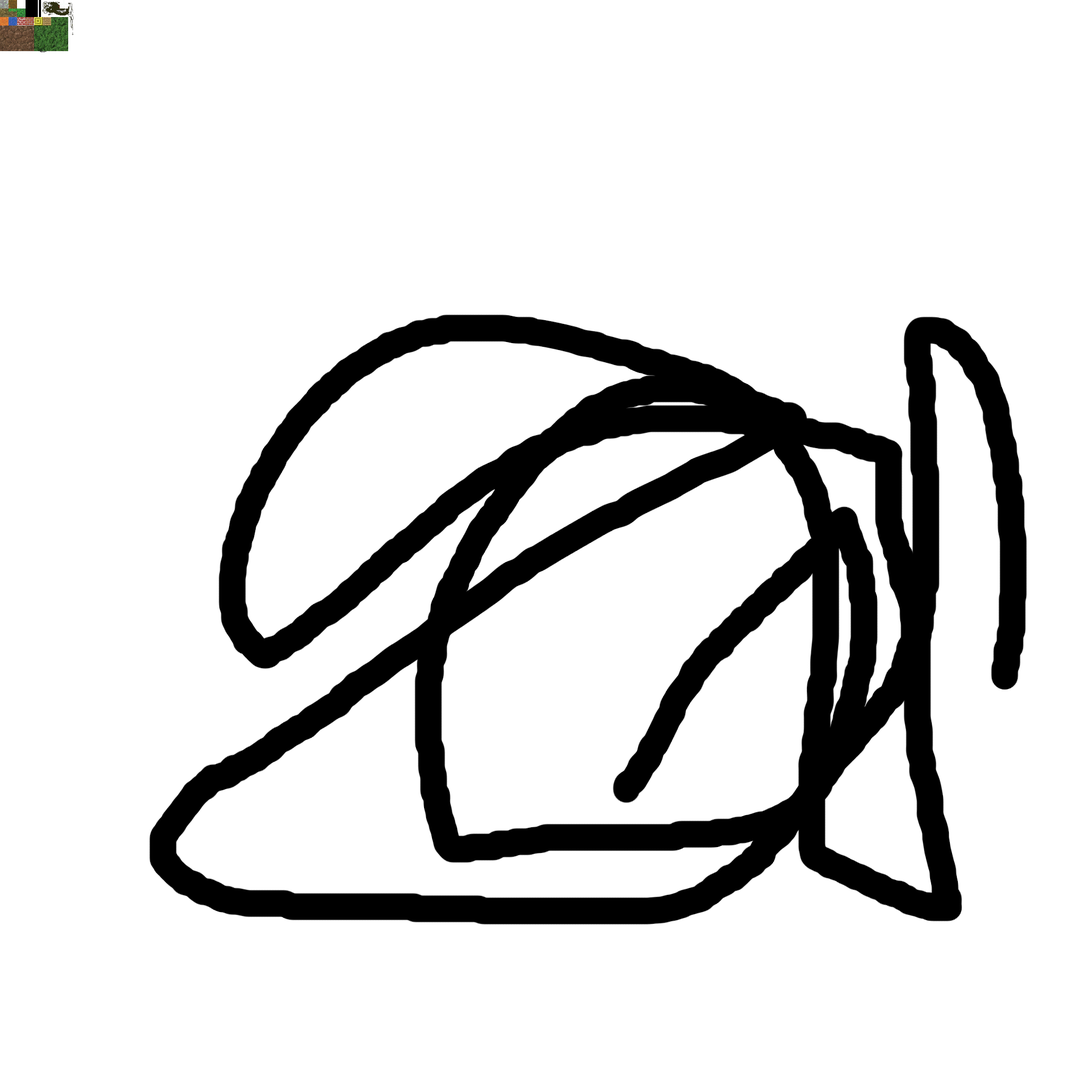
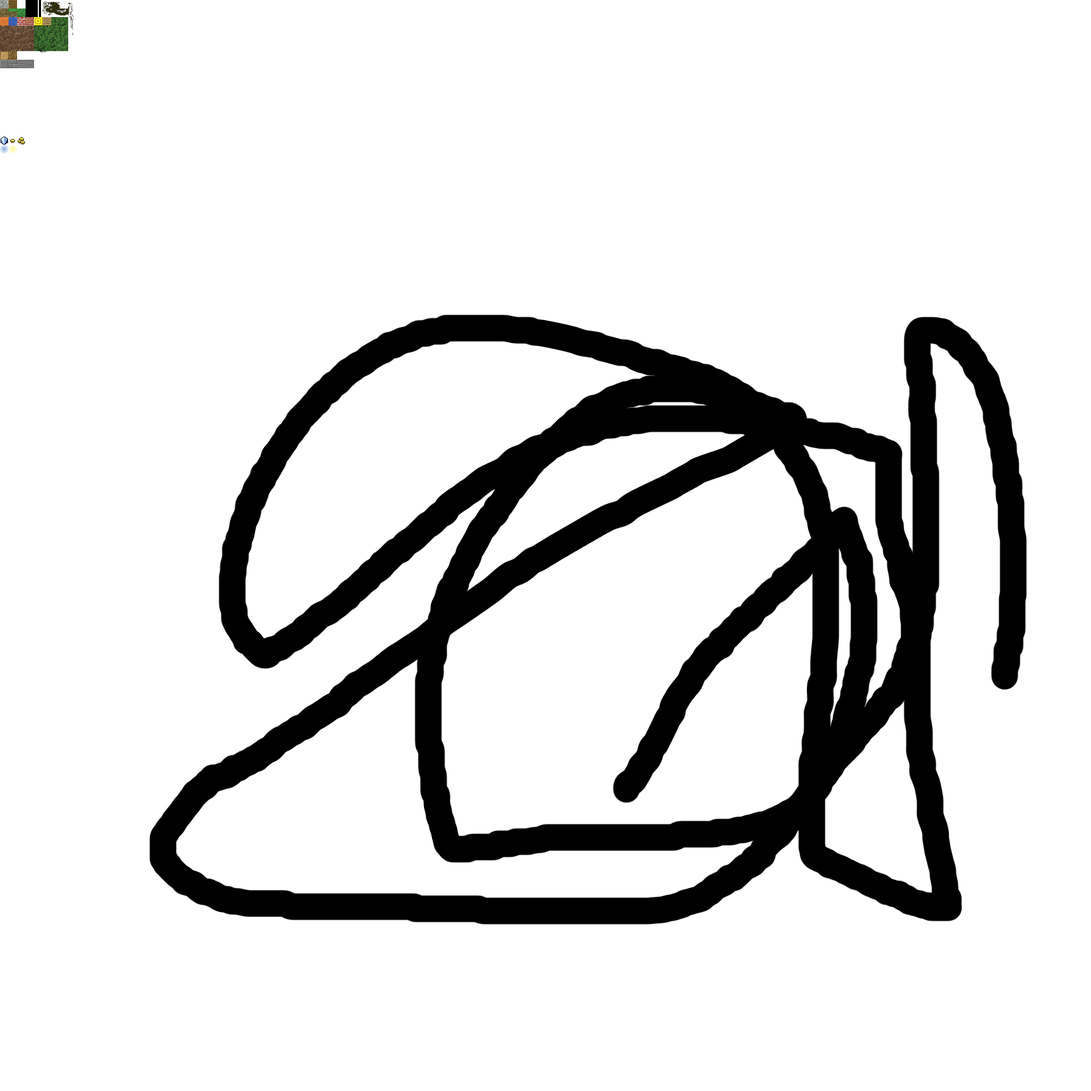
The second 1091px x 1091px image is a revision of the first. Changes to its layers:
added layer "Main" above "Background" over bbox(0, 17, 43, 154)
hid "Background", painted on it over bbox(0, 17, 43, 154)
